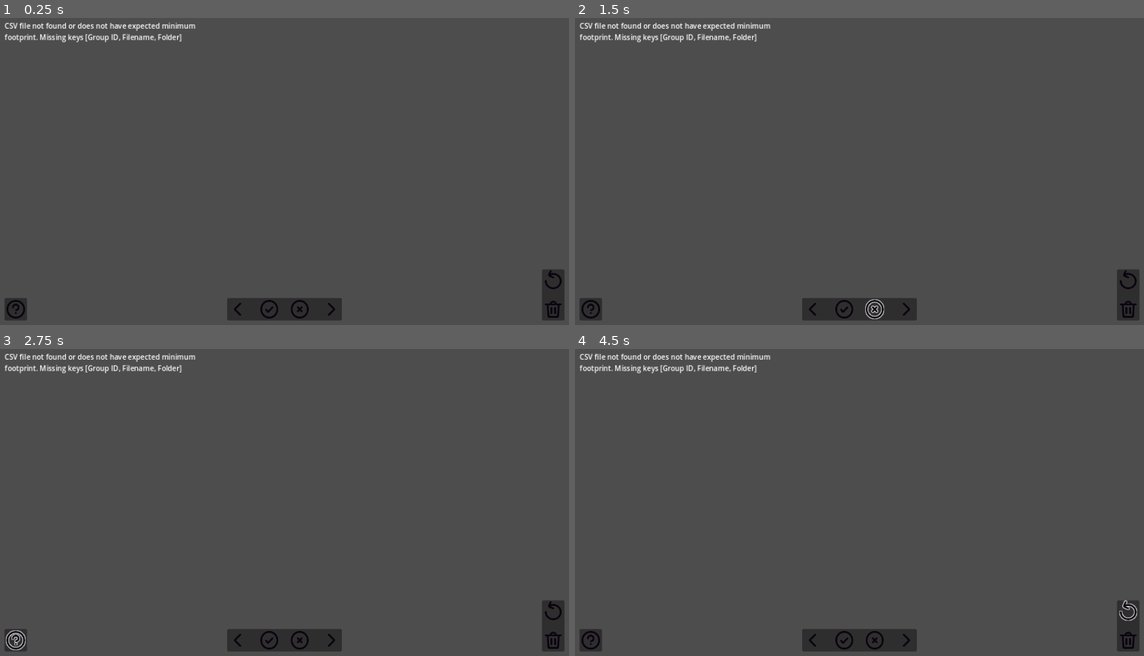
Above: before the commit, frames 1-4 (two rows, left to right).
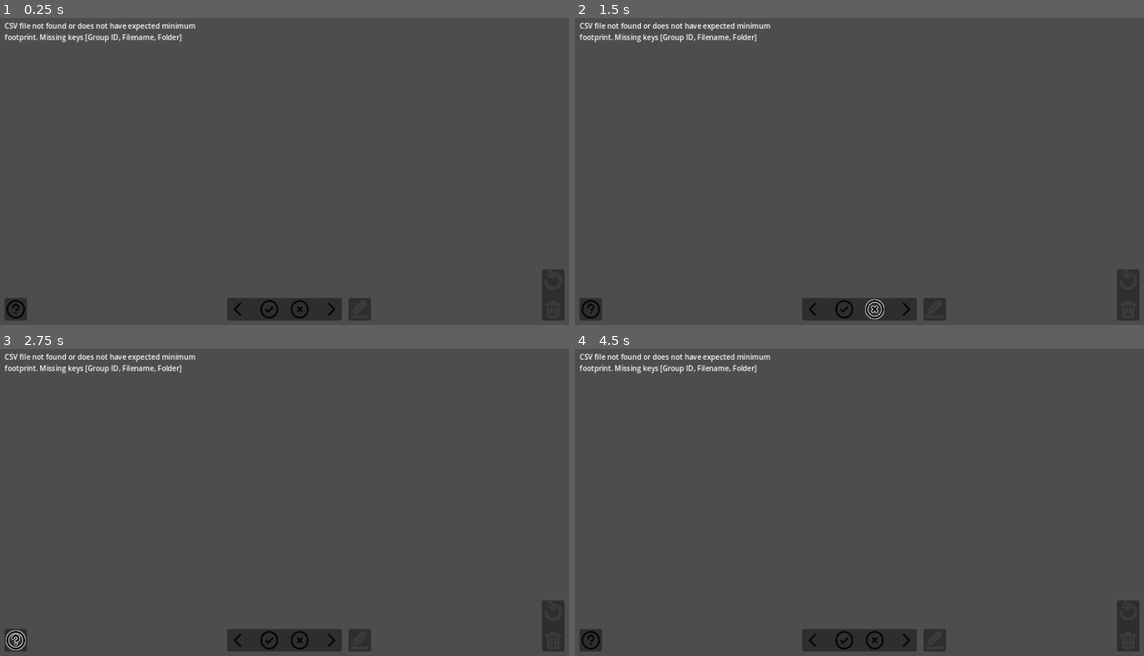
Above: after the commit, the same moments.

Repository: anthonyj-codestuff/dupeguru-csv-handler
Game: Godot game, scene res://main.tscn
The game is run twice, just before and just after one commit, with the same random seed, the same clock (stepped at 60 frames per second) and the same inputs. The engine's default icon, where the game draws it, is replaced by a stand-in: a white triangle on a blue panel in a dark square.
Inputs (mouse positions are in pixels of both pictures, inside the frame that each line leads up to):
- Up to frame 1 (0.25 s): no input
- Up to frame 2 (1.5 s): click (842, 309) at 0.5 s; click (876, 309) at 1.25 s
- Up to frame 3 (2.75 s): click (17, 640) at 2 s
- Up to frame 4 (4.5 s): click (813, 640) at 2.75 s; click (905, 640) at 3.5 s; click (1126, 609) at 4.27 s

The runs differ from the first frame. In frame 1, 0.3% of the frame differs, in the area x 61-99%, y 82-99%; in frame 2, 0.3%; in frame 3, 0.3%; in frame 4, 0.4%, in the area x 61-99%, y 81-99%.

Commit message:
more buttons

Diff:
--- a/project/ImageLoader.gd
+++ b/project/ImageLoader.gd
@@ -145,3 +145,15 @@
 		loadImageNodeGroupByStartingIndex(currentIndex)
 		selector.autoSelectNodes(imageNodes)
 	pass
+
+
+func _on_select_all_pressed():
+	for node in imageNodes:
+		node.select()
+	pass # Replace with function body.
+
+
+func _on_deselect_pressed():
+	for node in imageNodes:
+		node.deselect()
+	pass # Replace with function body.
--- /dev/null
+++ b/project/assets/keyicons/commit.svg
@@ -0,0 +1,11 @@
+<?xml version="1.0" encoding="UTF-8"?>
+<svg width="24px" height="24px" viewBox="0 0 24 24" version="1.1" xmlns="http://www.w3.org/2000/svg" xmlns:xlink="http://www.w3.org/1999/xlink">
+    <title>Edit</title>
+    <g id="Page-1" stroke="none" stroke-width="1" fill="none" fill-rule="evenodd">
+        <g id="Edit">
+            <rect id="Rectangle" fill-rule="nonzero" x="0" y="0" width="24" height="24"></rect>
+            <line x1="20" y1="20" x2="4" y2="20" id="Path" stroke="#0C0310" stroke-width="2" stroke-linecap="round"></line>
+            <path d="M14.5858,4.41421 C15.3668,3.63316 16.6332,3.63316 17.4142,4.41421 L17.4142,4.41421 C18.1953,5.19526 18.1953,6.46159 17.4142,7.24264 L9.13096,15.5259 L6.10051,15.7279 L6.30254,12.6975 L14.5858,4.41421 Z" id="Path" stroke="#0C0310" stroke-width="2" stroke-linecap="round"></path>
+        </g>
+    </g>
+</svg>
--- a/project/main.tscn
+++ b/project/main.tscn
@@ -16,12 +16,18 @@
 [ext_resource type="Texture2D" uid="uid://kv8fh4oits5" path="res://assets/keyicons/right_hover.png" id="13_p58yw"]
 [ext_resource type="Texture2D" uid="uid://bebmvkp1yowe2" path="res://assets/keyicons/help.png" id="14_6xkm2"]
 [ext_resource type="Texture2D" uid="uid://bqucrjea4hmuj" path="res://assets/keyicons/help_hover.png" id="16_2fsxw"]
+[ext_resource type="Texture2D" uid="uid://ih8k5v62f0mp" path="res://assets/keyicons/commit.png" id="16_krlln"]
 [ext_resource type="Texture2D" uid="uid://dxtyn8ojwmoju" path="res://assets/keyicons/undo.png" id="16_nemvv"]
 [ext_resource type="Texture2D" uid="uid://d07novhypkyhg" path="res://assets/keyicons/undo_pressed.png" id="17_jf4v4"]
+[ext_resource type="Texture2D" uid="uid://dulxy8mrfobpw" path="res://assets/keyicons/commit_pressed.png" id="17_p40ss"]
+[ext_resource type="Texture2D" uid="uid://frxqyjki4kk3" path="res://assets/keyicons/commit_hover.png" id="18_o2t86"]
 [ext_resource type="Texture2D" uid="uid://b6fxlg0bnfk1c" path="res://assets/keyicons/undo_hover.png" id="18_pv2u4"]
 [ext_resource type="Texture2D" uid="uid://b3646a3ydqr3q" path="res://assets/keyicons/trash.png" id="19_kh64f"]
+[ext_resource type="Texture2D" uid="uid://bmf7k5du2joo6" path="res://assets/keyicons/commit_disabled.png" id="19_t02gu"]
 [ext_resource type="Texture2D" uid="uid://m3k76ss01yru" path="res://assets/keyicons/trash_pressed.png" id="20_q2qxe"]
 [ext_resource type="Texture2D" uid="uid://d0np0g2jb7ch7" path="res://assets/keyicons/trash_hover.png" id="21_t3swg"]
+[ext_resource type="Texture2D" uid="uid://cdg5sbfe6x81j" path="res://assets/keyicons/undo_disabled.png" id="23_j7m0c"]
+[ext_resource type="Texture2D" uid="uid://jwki3sfyd576" path="res://assets/keyicons/trash_disabled.png" id="27_she3f"]
 
 [sub_resource type="StyleBoxFlat" id="StyleBoxFlat_al5kg"]
 content_margin_left = 10.0
@@ -158,6 +164,33 @@
 [node name="TextureRect3" type="Panel" parent="."]
 z_index = 1
 layout_direction = 2
+offset_left = 783.0
+offset_top = 655.0
+offset_right = 833.0
+offset_bottom = 705.0
+size_flags_horizontal = 3
+
+[node name="BoxContainer2" type="BoxContainer" parent="."]
+z_index = 3
+offset_left = 783.0
+offset_top = 655.0
+offset_right = 833.0
+offset_bottom = 705.0
+
+[node name="Commit" type="TextureButton" parent="BoxContainer2"]
+layout_mode = 2
+size_flags_horizontal = 3
+tooltip_text = "Stage Selected Images"
+disabled = true
+texture_normal = ExtResource("16_krlln")
+texture_pressed = ExtResource("17_p40ss")
+texture_hover = ExtResource("18_o2t86")
+texture_disabled = ExtResource("19_t02gu")
+stretch_mode = 0
+
+[node name="TextureRect4" type="Panel" parent="."]
+z_index = 1
+layout_direction = 2
 offset_left = 1215.0
 offset_top = 591.0
 offset_right = 1265.0
@@ -174,9 +207,11 @@
 [node name="Undo" type="TextureButton" parent="VBoxContainer"]
 layout_mode = 2
 tooltip_text = "Undelete Last Group"
+disabled = true
 texture_normal = ExtResource("16_nemvv")
 texture_pressed = ExtResource("17_jf4v4")
 texture_hover = ExtResource("18_pv2u4")
+texture_disabled = ExtResource("23_j7m0c")
 stretch_mode = 0
 
 [node name="Container" type="Container" parent="VBoxContainer"]
@@ -186,13 +221,17 @@
 [node name="Delete" type="TextureButton" parent="VBoxContainer"]
 layout_mode = 2
 tooltip_text = "Delete All Selected"
+disabled = true
 texture_normal = ExtResource("19_kh64f")
 texture_pressed = ExtResource("20_q2qxe")
 texture_hover = ExtResource("21_t3swg")
+texture_disabled = ExtResource("27_she3f")
 stretch_mode = 0
 
 [node name="WindowSizeManager" type="Node" parent="."]
 script = ExtResource("2_06db7")
 
 [connection signal="pressed" from="HBoxContainer/Left" to="MarginContainer/ImageLoader" method="_on_left_pressed"]
+[connection signal="pressed" from="HBoxContainer/Select All" to="MarginContainer/ImageLoader" method="_on_select_all_pressed"]
+[connection signal="pressed" from="HBoxContainer/Deselect" to="MarginContainer/ImageLoader" method="_on_deselect_pressed"]
 [connection signal="pressed" from="HBoxContainer/Right" to="MarginContainer/ImageLoader" method="_on_right_pressed"]
Binary file added: project/assets/keyicons/commit.png
Binary file added: project/assets/keyicons/commit_disabled.png
Binary file added: project/assets/keyicons/commit_hover.png
Binary file added: project/assets/keyicons/commit_pressed.png
Binary file added: project/assets/keyicons/trash_disabled.png
Binary file added: project/assets/keyicons/undo_disabled.png
Not shown: 1 places in project/main.tscn that only renumber resources
